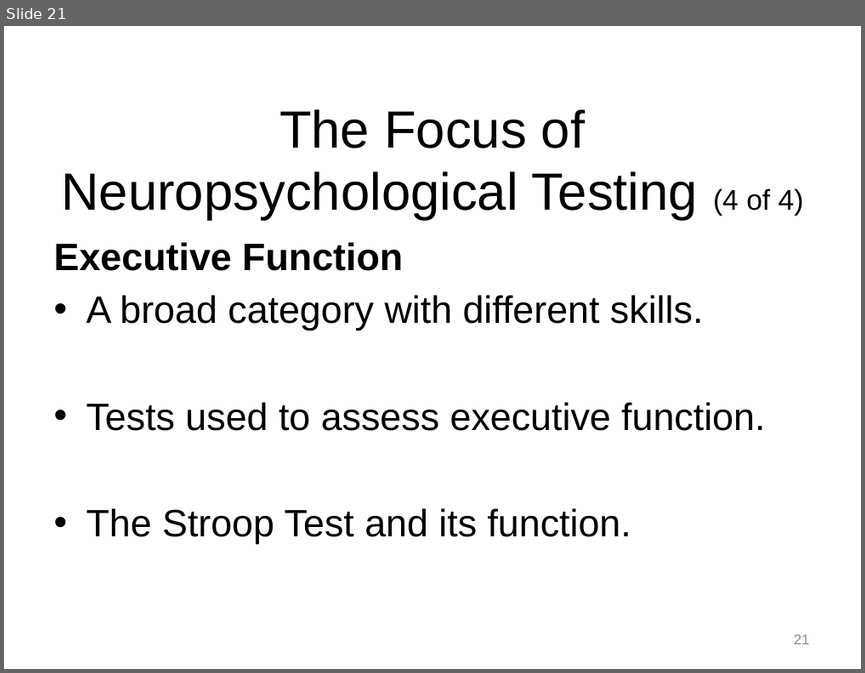
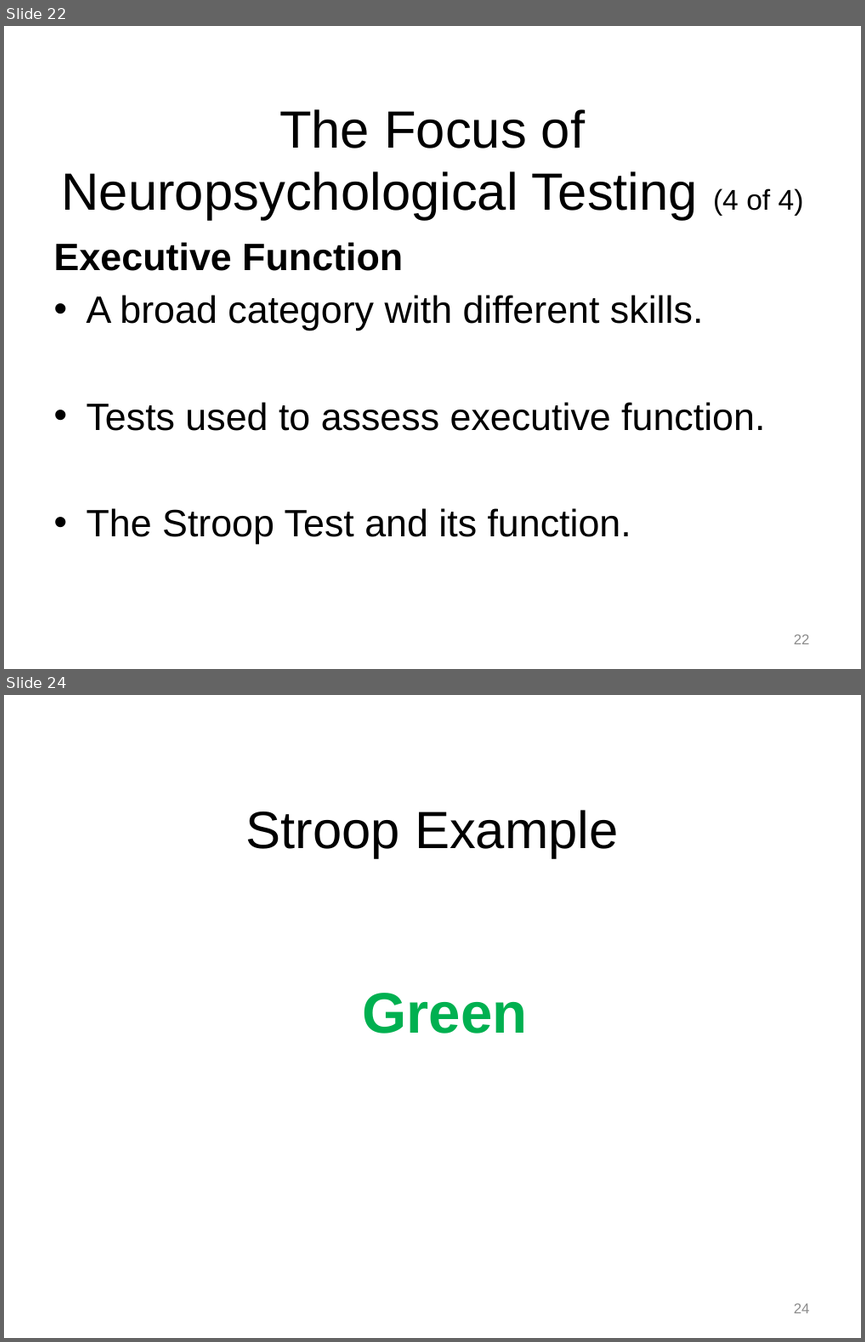
Before and after one commit to npm27/Teaching-Materials, a slide deck: Tests and Eval/Fall 26/Slides/10 Chapter 10.pptx. Shown one above the other, each under a label of ours: slide 21 before the commit, slides 22 and 24 after it; the slides between them are not shown. The pictures are 865x673 and 865x1342 pixels, drawn with LibreOffice and Linux fonts; fonts in the diff are those of the drawing. Boxes give left, top, right and bottom in pixels: in the first picture for what was removed or moved away, otherwise in the second. Text is boxed around its words. In the diff, an @@ line names an element or a change of style, - is before the commit and + after.

```diff
--- a/Tests and Eval/Fall 26/Slides/10 Chapter 10.pptx
+++ b/Tests and Eval/Fall 26/Slides/10 Chapter 10.pptx
@@ slide 24 added at bbox=[4, 695, 861, 1338], background #FFFFFF @@
@@ title added at bbox=[246, 810, 619, 857], 44 pt, text #000000 @@
+Stroop Example
@@ text added at bbox=[362, 993, 527, 1033], 48 pt, text #00B050, bold @@
+Green
@@ page number added at bbox=[794, 1303, 810, 1313], 12 pt, text #8C8C8C @@
+24
@@ what was slide 21 is now slide 22 @@
@@ page number at bbox=[794, 634, 810, 644]: text changed @@
-21
+22
```
Also in this commit, not shown: 6 slides changed, 5 other slides added, 2 slides removed, 1 other file.
